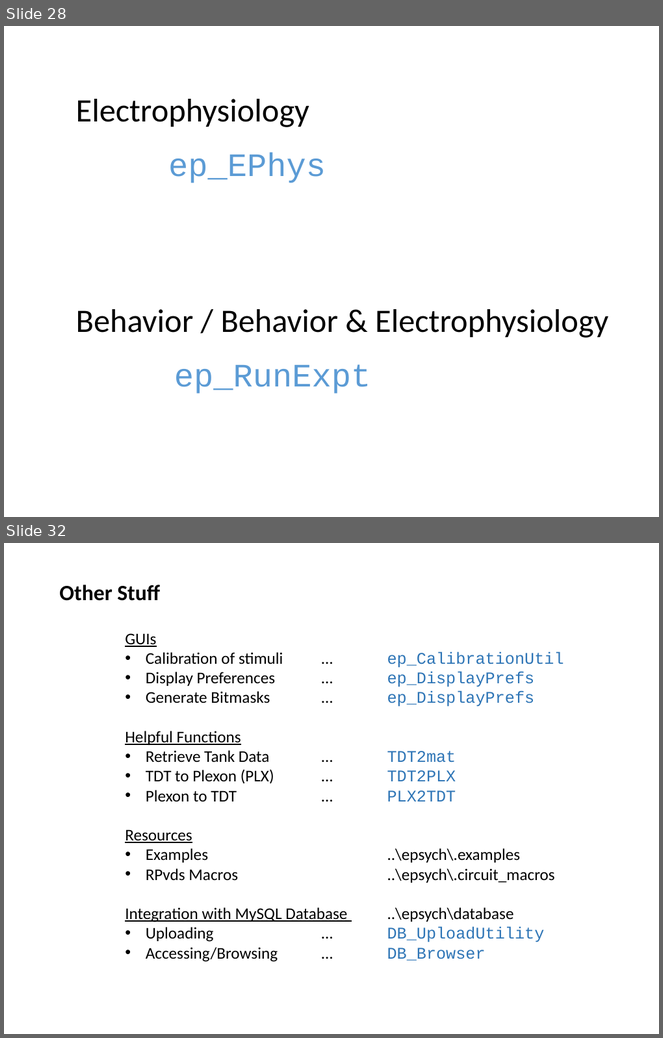
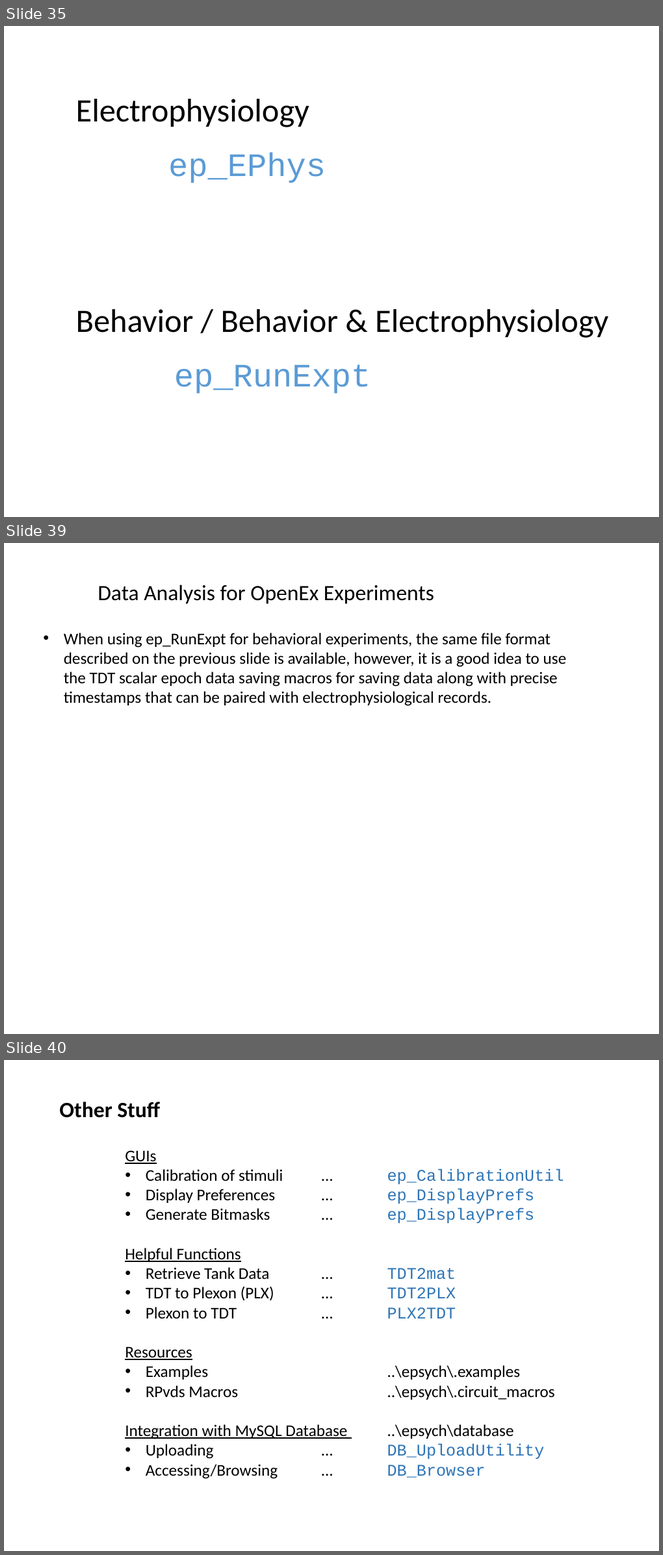
Before and after one commit to dstolz/epsych, a slide deck: trunk/Intro_to_ElectroPsych_Toolbox.pptx. Shown one above the other, each under a label of ours: slides 28 and 32 before the commit, slides 35, 39 and 40 after it; the slides between them are not shown. The pictures are 663x1038 and 663x1555 pixels, drawn with LibreOffice and Linux fonts; fonts in the diff are those of the drawing. Boxes give left, top, right and bottom in pixels: in the first picture for what was removed or moved away, otherwise in the second. Text is boxed around its words. In the diff, an @@ line names an element or a change of style, - is before the commit and + after.

```diff
--- a/trunk/Intro_to_ElectroPsych_Toolbox.pptx
+++ b/trunk/Intro_to_ElectroPsych_Toolbox.pptx
@@ slide 39 added at (x1=4, y1=543, x2=659, y2=1034), background #FFFFFF @@
@@ text added at (x1=98, y1=585, x2=434, y2=604), 24 pt, text #000000 @@
+Data Analysis for OpenEx Experiments
@@ text added at (x1=64, y1=633, x2=567, y2=706), 18 pt, text #000000 @@
+• When using ep_RunExpt for behavioral experiments, the same file format described on the previous slide is available, however, it is a good idea to use the TDT scalar epoch data saving macros for saving data along with precise timestamps that can be paired with electrophysiological records.
@@ what was slide 28 is now slide 35 @@
@@ what was slide 32 is now slide 40 @@
```
Also in this commit, not shown: 4 slides changed, 8 other slides added, 1 slide removed, 4 other files.
